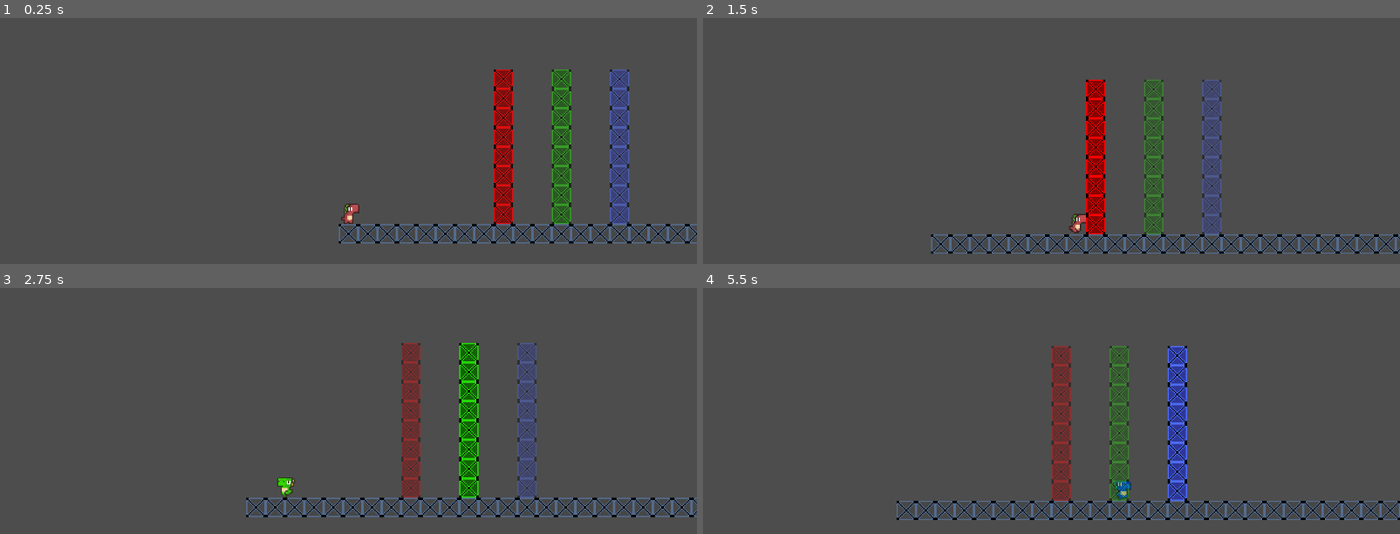
Above: before the commit, frames 1-4 (two rows, left to right).
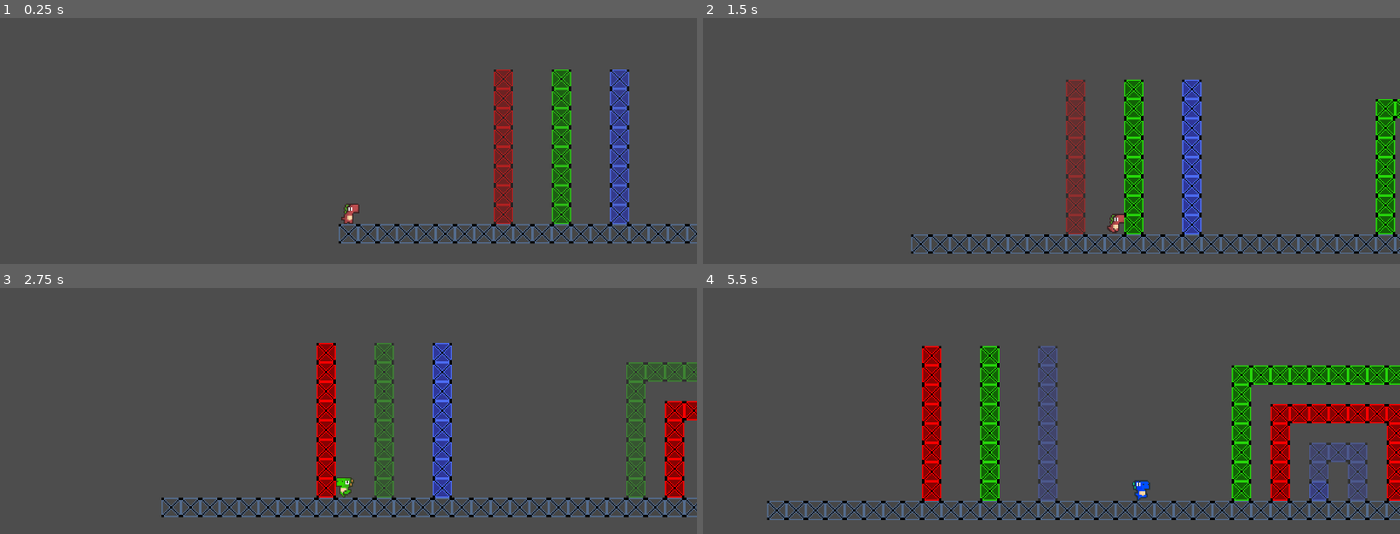
Above: after the commit, the same moments.

Repository: jdkopala/rgb-dinos
Game: Godot game, scene res://Scenes/Levels/Level0_Tutorial.tscn
Same seed, same stepped clock (60 frames per second), same inputs: the game is played once before the commit and once after it. This scene is started directly instead of the project's main scene.
Inputs:
- Up to frame 1 (0.25 s): no input
- Up to frame 2 (1.5 s): hold D (right) from 0.53 s (still down); tap S (dash) at 0.6 s; tap Space (jump) at 0.77 s; tap Shift (run) at 1.35 s
- Up to frame 3 (2.75 s): tap Space (jump) at 1.52 s; release D (right) at 2.03 s; hold A (left) from 2.03 s (still down); tap E (toggle_color) at 2.1 s
- Up to frame 4 (5.5 s): release A (left) at 2.78 s; hold D (right) 2.78-4.28 s; tap S (dash) at 2.85, 5.1 s; tap Space (jump) at 3.02, 3.77, 4.52 s; hold Shift (run) 3.53-4.28 s; hold A (left) 4.28-5.03 s; tap E (toggle_color) at 4.35 s; hold D (right) from 5.03 s (still down)

The runs differ from the first frame. In frame 1, 1.7% of the frame differs, in the area x 70-91%, y 20-84%; in frame 2, 14%; in frame 3, 18%; in frame 4, 22%, in the area x 9-100%, y 23-95%.

Commit message:
change color shift logic again

Diff:
--- a/Scenes/Levels/Level0_Tutorial.tscn
+++ b/Scenes/Levels/Level0_Tutorial.tscn
@@ -10,7 +10,7 @@
 [node name="LevelScene" type="Node2D"]
 
 [node name="Player" parent="." instance=ExtResource("1_q8xq7")]
-position = Vector2(16, 600)
+position = Vector2(16, 592)
 
 [node name="Stage" type="Node2D" parent="."]
 script = ExtResource("2_j1udq")
@@ -18,190 +18,373 @@
 [node name="RedBlocks" type="Node2D" parent="Stage"]
 
 [node name="RedBlock" parent="Stage/RedBlocks" instance=ExtResource("3_qpn04")]
-position = Vector2(272, 600)
+position = Vector2(272, 592)
 
 [node name="RedBlock2" parent="Stage/RedBlocks" instance=ExtResource("3_qpn04")]
-position = Vector2(272, 568)
+position = Vector2(272, 560)
 
 [node name="RedBlock3" parent="Stage/RedBlocks" instance=ExtResource("3_qpn04")]
-position = Vector2(272, 536)
+position = Vector2(272, 528)
 
 [node name="RedBlock4" parent="Stage/RedBlocks" instance=ExtResource("3_qpn04")]
-position = Vector2(272, 504)
+position = Vector2(272, 496)
 
 [node name="RedBlock5" parent="Stage/RedBlocks" instance=ExtResource("3_qpn04")]
-position = Vector2(272, 472)
+position = Vector2(272, 464)
 
 [node name="RedBlock6" parent="Stage/RedBlocks" instance=ExtResource("3_qpn04")]
-position = Vector2(272, 440)
+position = Vector2(272, 432)
 
 [node name="RedBlock7" parent="Stage/RedBlocks" instance=ExtResource("3_qpn04")]
-position = Vector2(272, 408)
+position = Vector2(272, 400)
 
 [node name="RedBlock8" parent="Stage/RedBlocks" instance=ExtResource("3_qpn04")]
-position = Vector2(272, 376)
+position = Vector2(272, 368)
+
+[node name="RedBlock9" parent="Stage/RedBlocks" instance=ExtResource("3_qpn04")]
+position = Vector2(848, 592)
+
+[node name="RedBlock10" parent="Stage/RedBlocks" instance=ExtResource("3_qpn04")]
+position = Vector2(848, 560)
+
+[node name="RedBlock11" parent="Stage/RedBlocks" instance=ExtResource("3_qpn04")]
+position = Vector2(848, 528)
+
+[node name="RedBlock12" parent="Stage/RedBlocks" instance=ExtResource("3_qpn04")]
+position = Vector2(848, 496)
+
+[node name="RedBlock13" parent="Stage/RedBlocks" instance=ExtResource("3_qpn04")]
+position = Vector2(848, 464)
+
+[node name="RedBlock14" parent="Stage/RedBlocks" instance=ExtResource("3_qpn04")]
+position = Vector2(880, 464)
+
+[node name="RedBlock15" parent="Stage/RedBlocks" instance=ExtResource("3_qpn04")]
+position = Vector2(912, 464)
+
+[node name="RedBlock16" parent="Stage/RedBlocks" instance=ExtResource("3_qpn04")]
+position = Vector2(944, 464)
+
+[node name="RedBlock17" parent="Stage/RedBlocks" instance=ExtResource("3_qpn04")]
+position = Vector2(976, 464)
+
+[node name="RedBlock18" parent="Stage/RedBlocks" instance=ExtResource("3_qpn04")]
+position = Vector2(1008, 464)
+
+[node name="RedBlock19" parent="Stage/RedBlocks" instance=ExtResource("3_qpn04")]
+position = Vector2(1040, 464)
+
+[node name="RedBlock20" parent="Stage/RedBlocks" instance=ExtResource("3_qpn04")]
+position = Vector2(1040, 496)
+
+[node name="RedBlock21" parent="Stage/RedBlocks" instance=ExtResource("3_qpn04")]
+position = Vector2(1040, 528)
+
+[node name="RedBlock22" parent="Stage/RedBlocks" instance=ExtResource("3_qpn04")]
+position = Vector2(1040, 560)
+
+[node name="RedBlock23" parent="Stage/RedBlocks" instance=ExtResource("3_qpn04")]
+position = Vector2(1040, 592)
 
 [node name="GreenBlocks" type="Node2D" parent="Stage"]
 
 [node name="GreenBlock" parent="Stage/GreenBlocks" instance=ExtResource("4_r02xw")]
-position = Vector2(368, 600)
+position = Vector2(368, 592)
 
 [node name="GreenBlock2" parent="Stage/GreenBlocks" instance=ExtResource("4_r02xw")]
-position = Vector2(368, 568)
+position = Vector2(368, 560)
 
 [node name="GreenBlock3" parent="Stage/GreenBlocks" instance=ExtResource("4_r02xw")]
-position = Vector2(368, 536)
+position = Vector2(368, 528)
 
 [node name="GreenBlock4" parent="Stage/GreenBlocks" instance=ExtResource("4_r02xw")]
-position = Vector2(368, 504)
+position = Vector2(368, 496)
 
 [node name="GreenBlock5" parent="Stage/GreenBlocks" instance=ExtResource("4_r02xw")]
-position = Vector2(368, 472)
+position = Vector2(368, 464)
 
 [node name="GreenBlock6" parent="Stage/GreenBlocks" instance=ExtResource("4_r02xw")]
-position = Vector2(368, 440)
+position = Vector2(368, 432)
 
 [node name="GreenBlock7" parent="Stage/GreenBlocks" instance=ExtResource("4_r02xw")]
-position = Vector2(368, 408)
+position = Vector2(368, 400)
 
 [node name="GreenBlock8" parent="Stage/GreenBlocks" instance=ExtResource("4_r02xw")]
-position = Vector2(368, 376)
+position = Vector2(368, 368)
+
+[node name="GreenBlock9" parent="Stage/GreenBlocks" instance=ExtResource("4_r02xw")]
+position = Vector2(784, 592)
+
+[node name="GreenBlock10" parent="Stage/GreenBlocks" instance=ExtResource("4_r02xw")]
+position = Vector2(784, 560)
+
+[node name="GreenBlock11" parent="Stage/GreenBlocks" instance=ExtResource("4_r02xw")]
+position = Vector2(784, 528)
+
+[node name="GreenBlock12" parent="Stage/GreenBlocks" instance=ExtResource("4_r02xw")]
+position = Vector2(784, 496)
+
+[node name="GreenBlock13" parent="Stage/GreenBlocks" instance=ExtResource("4_r02xw")]
+position = Vector2(784, 464)
+
+[node name="GreenBlock14" parent="Stage/GreenBlocks" instance=ExtResource("4_r02xw")]
+position = Vector2(784, 432)
+
+[node name="GreenBlock16" parent="Stage/GreenBlocks" instance=ExtResource("4_r02xw")]
+position = Vector2(784, 400)
+
+[node name="GreenBlock17" parent="Stage/GreenBlocks" instance=ExtResource("4_r02xw")]
+position = Vector2(816, 400)
+
+[node name="GreenBlock18" parent="Stage/GreenBlocks" instance=ExtResource("4_r02xw")]
+position = Vector2(848, 400)
+
+[node name="GreenBlock19" parent="Stage/GreenBlocks" instance=ExtResource("4_r02xw")]
+position = Vector2(880, 400)
+
+[node name="GreenBlock20" parent="Stage/GreenBlocks" instance=ExtResource("4_r02xw")]
+position = Vector2(912, 400)
+
+[node name="GreenBlock21" parent="Stage/GreenBlocks" instance=ExtResource("4_r02xw")]
+position = Vector2(944, 400)
+
+[node name="GreenBlock22" parent="Stage/GreenBlocks" instance=ExtResource("4_r02xw")]
+position = Vector2(976, 400)
+
+[node name="GreenBlock23" parent="Stage/GreenBlocks" instance=ExtResource("4_r02xw")]
+position = Vector2(1008, 400)
+
+[node name="GreenBlock24" parent="Stage/GreenBlocks" instance=ExtResource("4_r02xw")]
+position = Vector2(1040, 400)
+
+[node name="GreenBlock25" parent="Stage/GreenBlocks" instance=ExtResource("4_r02xw")]
+position = Vector2(1072, 400)
+
+[node name="GreenBlock26" parent="Stage/GreenBlocks" instance=ExtResource("4_r02xw")]
+position = Vector2(1104, 400)
+
+[node name="GreenBlock28" parent="Stage/GreenBlocks" instance=ExtResource("4_r02xw")]
+position = Vector2(1104, 432)
+
+[node name="GreenBlock29" parent="Stage/GreenBlocks" instance=ExtResource("4_r02xw")]
+position = Vector2(1104, 464)
+
+[node name="GreenBlock30" parent="Stage/GreenBlocks" instance=ExtResource("4_r02xw")]
+position = Vector2(1104, 496)
+
+[node name="GreenBlock31" parent="Stage/GreenBlocks" instance=ExtResource("4_r02xw")]
+position = Vector2(1104, 528)
+
+[node name="GreenBlock32" parent="Stage/GreenBlocks" instance=ExtResource("4_r02xw")]
+position = Vector2(1104, 560)
+
+[node name="GreenBlock33" parent="Stage/GreenBlocks" instance=ExtResource("4_r02xw")]
+position = Vector2(1104, 592)
 
 [node name="BlueBlocks" type="Node2D" parent="Stage"]
 
 [node name="BlueBlock" parent="Stage/BlueBlocks" instance=ExtResource("5_1f6hl")]
-position = Vector2(464, 600)
+position = Vector2(464, 592)
 
 [node name="BlueBlock2" parent="Stage/BlueBlocks" instance=ExtResource("5_1f6hl")]
-position = Vector2(464, 568)
+position = Vector2(464, 560)
 
 [node name="BlueBlock3" parent="Stage/BlueBlocks" instance=ExtResource("5_1f6hl")]
-position = Vector2(464, 536)
+position = Vector2(464, 528)
 
 [node name="BlueBlock4" parent="Stage/BlueBlocks" instance=ExtResource("5_1f6hl")]
-position = Vector2(464, 504)
+position = Vector2(464, 496)
 
 [node name="BlueBlock5" parent="Stage/BlueBlocks" instance=ExtResource("5_1f6hl")]
-position = Vector2(464, 472)
+position = Vector2(464, 464)
 
 [node name="BlueBlock6" parent="Stage/BlueBlocks" instance=ExtResource("5_1f6hl")]
-position = Vector2(464, 440)
+position = Vector2(464, 432)
 
 [node name="BlueBlock7" parent="Stage/BlueBlocks" instance=ExtResource("5_1f6hl")]
-position = Vector2(464, 408)
+position = Vector2(464, 400)
 
 [node name="BlueBlock8" parent="Stage/BlueBlocks" instance=ExtResource("5_1f6hl")]
-position = Vector2(464, 376)
+position = Vector2(464, 368)
+
+[node name="BlueBlock9" parent="Stage/BlueBlocks" instance=ExtResource("5_1f6hl")]
+position = Vector2(976, 592)
+
+[node name="BlueBlock10" parent="Stage/BlueBlocks" instance=ExtResource("5_1f6hl")]
+position = Vector2(976, 560)
+
+[node name="BlueBlock11" parent="Stage/BlueBlocks" instance=ExtResource("5_1f6hl")]
+position = Vector2(976, 528)
+
+[node name="BlueBlock12" parent="Stage/BlueBlocks" instance=ExtResource("5_1f6hl")]
+position = Vector2(944, 528)
+
+[node name="BlueBlock13" parent="Stage/BlueBlocks" instance=ExtResource("5_1f6hl")]
+position = Vector2(912, 528)
+
+[node name="BlueBlock14" parent="Stage/BlueBlocks" instance=ExtResource("5_1f6hl")]
+position = Vector2(912, 560)
+
+[node name="BlueBlock15" parent="Stage/BlueBlocks" instance=ExtResource("5_1f6hl")]
+position = Vector2(912, 592)
+
+[node name="BlueBlock16" parent="Stage/BlueBlocks" instance=ExtResource("5_1f6hl")]
+position = Vector2(912, 592)
 
 [node name="GrayBlocks" type="Node2D" parent="Stage"]
 
 [node name="GrayBlock" parent="Stage/GrayBlocks" instance=ExtResource("6_61slg")]
-position = Vector2(16, 632)
+position = Vector2(16, 624)
 
 [node name="GrayBlock2" parent="Stage/GrayBlocks" instance=ExtResource("6_61slg")]
-position = Vector2(48, 632)
+position = Vector2(48, 624)
 
 [node name="GrayBlock3" parent="Stage/GrayBlocks" instance=ExtResource("6_61slg")]
-position = Vector2(80, 632)
+position = Vector2(80, 624)
 
 [node name="GrayBlock4" parent="Stage/GrayBlocks" instance=ExtResource("6_61slg")]
-position = Vector2(112, 632)
+position = Vector2(112, 624)
 
 [node name="GrayBlock5" parent="Stage/GrayBlocks" instance=ExtResource("6_61slg")]
-position = Vector2(144, 632)
+position = Vector2(144, 624)
 
 [node name="GrayBlock6" parent="Stage/GrayBlocks" instance=ExtResource("6_61slg")]
-position = Vector2(176, 632)
+position = Vector2(176, 624)
 
 [node name="GrayBlock7" parent="Stage/GrayBlocks" instance=ExtResource("6_61slg")]
-position = Vector2(208, 632)
+position = Vector2(208, 624)
 
 [node name="GrayBlock8" parent="Stage/GrayBlocks" instance=ExtResource("6_61slg")]
-position = Vector2(240, 632)
+position = Vector2(240, 624)
 
 [node name="GrayBlock9" parent="Stage/GrayBlocks" instance=ExtResource("6_61slg")]
-position = Vector2(272, 632)
+position = Vector2(272, 624)
 
 [node name="GrayBlock10" parent="Stage/GrayBlocks" instance=ExtResource("6_61slg")]
-position = Vector2(304, 632)
+position = Vector2(304, 624)
 
 [node name="GrayBlock11" parent="Stage/GrayBlocks" instance=ExtResource("6_61slg")]
-position = Vector2(336, 632)
+position = Vector2(336, 624)
 
 [node name="GrayBlock12" parent="Stage/GrayBlocks" instance=ExtResource("6_61slg")]
-position = Vector2(368, 632)
+position = Vector2(368, 624)
 
 [node name="GrayBlock13" parent="Stage/GrayBlocks" instance=ExtResource("6_61slg")]
-position = Vector2(400, 632)
+position = Vector2(400, 624)
 
 [node name="GrayBlock14" parent="Stage/GrayBlocks" instance=ExtResource("6_61slg")]
-position = Vector2(432, 632)
+position = Vector2(432, 624)
 
 [node name="GrayBlock15" parent="Stage/GrayBlocks" instance=ExtResource("6_61slg")]
-position = Vector2(464, 632)
+position = Vector2(464, 624)
 
 [node name="GrayBlock16" parent="Stage/GrayBlocks" instance=ExtResource("6_61slg")]
-position = Vector2(496, 632)
+position = Vector2(496, 624)
 
 [node name="GrayBlock17" parent="Stage/GrayBlocks" instance=ExtResource("6_61slg")]
-position = Vector2(528, 632)
+position = Vector2(528, 624)
 
 [node name="GrayBlock18" parent="Stage/GrayBlocks" instance=ExtResource("6_61slg")]
-position = Vector2(560, 632)
+position = Vector2(560, 624)
 
 [node name="GrayBlock19" parent="Stage/GrayBlocks" instance=ExtResource("6_61slg")]
-position = Vector2(592, 632)
+position = Vector2(592, 624)
 
 [node name="GrayBlock20" parent="Stage/GrayBlocks" instance=ExtResource("6_61slg")]
-position = Vector2(624, 632)
+position = Vector2(624, 624)
 
 [node name="GrayBlock21" parent="Stage/GrayBlocks" instance=ExtResource("6_61slg")]
-position = Vector2(656, 632)
+position = Vector2(656, 624)
 
 [node name="GrayBlock22" parent="Stage/GrayBlocks" instance=ExtResource("6_61slg")]
-position = Vector2(688, 632)
+position = Vector2(688, 624)
 
 [node name="GrayBlock23" parent="Stage/GrayBlocks" instance=ExtResource("6_61slg")]
-position = Vector2(720, 632)
+position = Vector2(720, 624)
 
 [node name="GrayBlock24" parent="Stage/GrayBlocks" instance=ExtResource("6_61slg")]
-position = Vector2(752, 632)
+position = Vector2(752, 624)
 
 [node name="GrayBlock25" parent="Stage/GrayBlocks" instance=ExtResource("6_61slg")]
-position = Vector2(784, 632)
+position = Vector2(784, 624)
 
 [node name="GrayBlock26" parent="Stage/GrayBlocks" instance=ExtResource("6_61slg")]
-position = Vector2(816, 632)
+position = Vector2(816, 624)
 
 [node name="GrayBlock27" parent="Stage/GrayBlocks" instance=ExtResource("6_61slg")]
-position = Vector2(848, 632)
+position = Vector2(848, 624)
 
 [node name="GrayBlock28" parent="Stage/GrayBlocks" instance=ExtResource("6_61slg")]
-position = Vector2(880, 632)
+position = Vector2(880, 624)
 
 [node name="GrayBlock29" parent="Stage/GrayBlocks" instance=ExtResource("6_61slg")]
-position = Vector2(912, 632)
+position = Vector2(912, 624)
 
 [node name="GrayBlock30" parent="Stage/GrayBlocks" instance=ExtResource("6_61slg")]
-position = Vector2(944, 632)
+position = Vector2(944, 624)
 
 [node name="GrayBlock31" parent="Stage/GrayBlocks" instance=ExtResource("6_61slg")]
-position = Vector2(976, 632)
+position = Vector2(976, 624)
 
 [node name="GrayBlock32" parent="Stage/GrayBlocks" instance=ExtResource("6_61slg")]
-position = Vector2(1008, 632)
+position = Vector2(1008, 624)
 
 [node name="GrayBlock33" parent="Stage/GrayBlocks" instance=ExtResource("6_61slg")]
-position = Vector2(1040, 632)
+position = Vector2(1040, 624)
 
 [node name="GrayBlock34" parent="Stage/GrayBlocks" instance=ExtResource("6_61slg")]
-position = Vector2(1072, 632)
+position = Vector2(1072, 624)
 
 [node name="GrayBlock35" parent="Stage/GrayBlocks" instance=ExtResource("6_61slg")]
-position = Vector2(1104, 632)
+position = Vector2(1104, 624)
 
 [node name="GrayBlock36" parent="Stage/GrayBlocks" instance=ExtResource("6_61slg")]
-position = Vector2(1136, 632)
+position = Vector2(1136, 624)
+
+[node name="GrayBlock37" parent="Stage/GrayBlocks" instance=ExtResource("6_61slg")]
+position = Vector2(1136, 592)
+
+[node name="GrayBlock38" parent="Stage/GrayBlocks" instance=ExtResource("6_61slg")]
+position = Vector2(1136, 560)
+
+[node name="GrayBlock39" parent="Stage/GrayBlocks" instance=ExtResource("6_61slg")]
+position = Vector2(1136, 528)
+
+[node name="GrayBlock40" parent="Stage/GrayBlocks" instance=ExtResource("6_61slg")]
+position = Vector2(1136, 496)
+
+[node name="GrayBlock41" parent="Stage/GrayBlocks" instance=ExtResource("6_61slg")]
+position = Vector2(1136, 464)
+
+[node name="GrayBlock42" parent="Stage/GrayBlocks" instance=ExtResource("6_61slg")]
+position = Vector2(1136, 432)
+
+[node name="GrayBlock43" parent="Stage/GrayBlocks" instance=ExtResource("6_61slg")]
+position = Vector2(1136, 400)
+
+[node name="GrayBlock44" parent="Stage/GrayBlocks" instance=ExtResource("6_61slg")]
+position = Vector2(1136, 368)
+
+[node name="GrayBlock45" parent="Stage/GrayBlocks" instance=ExtResource("6_61slg")]
+position = Vector2(1136, 336)
+
+[node name="GrayBlock46" parent="Stage/GrayBlocks" instance=ExtResource("6_61slg")]
+position = Vector2(1136, 304)
+
+[node name="GrayBlock47" parent="Stage/GrayBlocks" instance=ExtResource("6_61slg")]
+position = Vector2(1136, 272)
+
+[node name="GrayBlock48" parent="Stage/GrayBlocks" instance=ExtResource("6_61slg")]
+position = Vector2(1136, 240)
+
+[node name="GrayBlock49" parent="Stage/GrayBlocks" instance=ExtResource("6_61slg")]
+position = Vector2(1136, 208)
+
+[node name="GrayBlock50" parent="Stage/GrayBlocks" instance=ExtResource("6_61slg")]
+position = Vector2(1136, 176)
+
+[node name="GrayBlock51" parent="Stage/GrayBlocks" instance=ExtResource("6_61slg")]
+position = Vector2(1136, 144)
 
 [connection signal="child_entered_tree" from="Player" to="Stage" method="_on_player_child_entered_tree"]
 [connection signal="child_exiting_tree" from="Player" to="Stage" method="_on_player_child_exiting_tree"]
--- a/Scripts/stage.gd
+++ b/Scripts/stage.gd
@@ -15,22 +15,22 @@
 func _ready():
 	# We will always start on red
 	for block in block_groups[0]:
+		disable_block(block)
+	for block in block_groups[1]:
 		enable_block(block)
-	for block in block_groups[1]:
-		disable_block(block)
 	for block in block_groups[2]:
-		disable_block(block)
+		enable_block(block)
 
 # When the current dino is removed
 func _on_player_child_exiting_tree(_dnode: Node) -> void:
 	for block in block_groups[player.previous_color]:
-		disable_block(block)
+		enable_block(block)
 
 # When the dino is replaced
 func _on_player_child_entered_tree(_node: Node) -> void:
 	if player:
 		for block in block_groups[player.current_color]:
-			enable_block(block)
+			disable_block(block)
 
 func disable_block(block: RigidBody2D):
 	# Disable collision box
